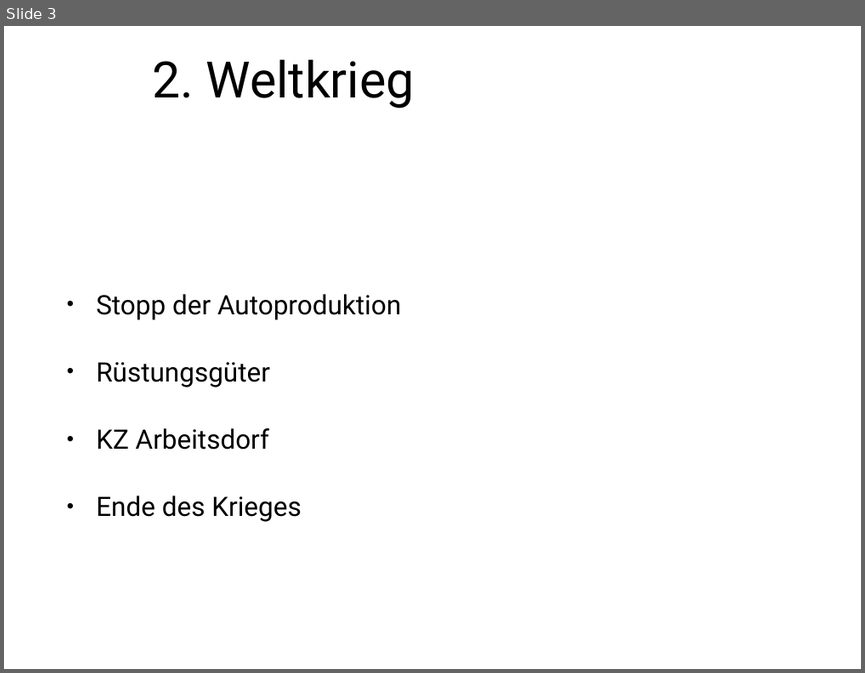
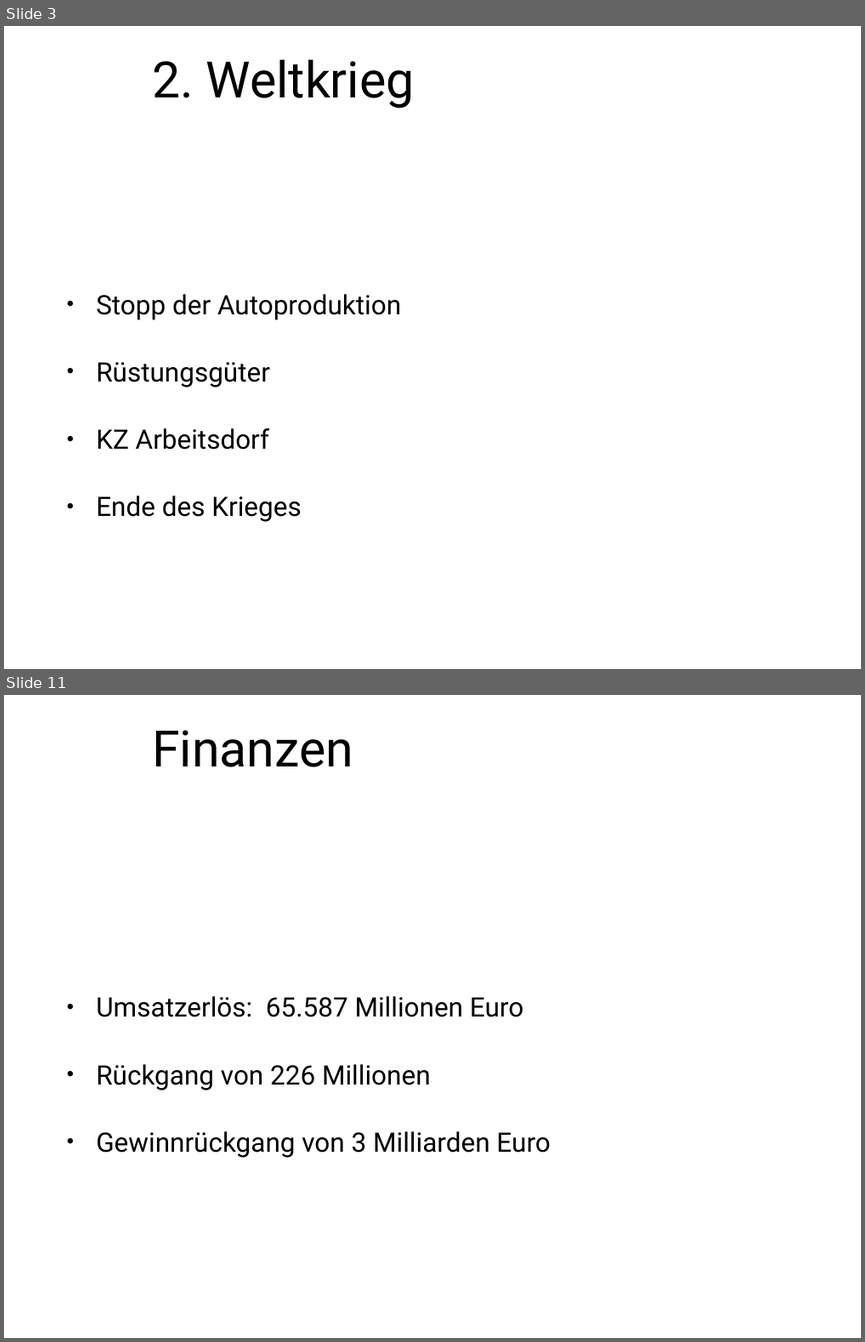
Before and after one commit to hsiegel-tgm/ERPEval, a slide deck: Presentation.pptx. Shown one above the other, each under a label of ours: slide 3 before the commit, slides 3 and 11 after it; the slides between them are not shown. The pictures are 865x673 and 865x1342 pixels, drawn with LibreOffice and Linux fonts; fonts in the diff are those of the drawing; background and template pictures are left out. Boxes give left, top, right and bottom in pixels: in the first picture for what was removed or moved away, otherwise in the second. Text is boxed around its words. In the diff, an @@ line names an element or a change of style, - is before the commit and + after.

```diff
--- a/Presentation.pptx
+++ b/Presentation.pptx
@@ slide 11 added at [4,695,861,1338], background picture (left out) @@
@@ title added at [152,730,353,767], 60 pt, text #000000 @@
+Finanzen
@@ text added at [96,996,550,1157], 32 pt, text #000000 @@
+• Umsatzerlös: 65.587 Millionen Euro
+• Rückgang von 226 Millionen
+• Gewinnrückgang von 3 Milliarden Euro
```
Also in this commit, not shown: 2 slides changed, 18 other slides added.
